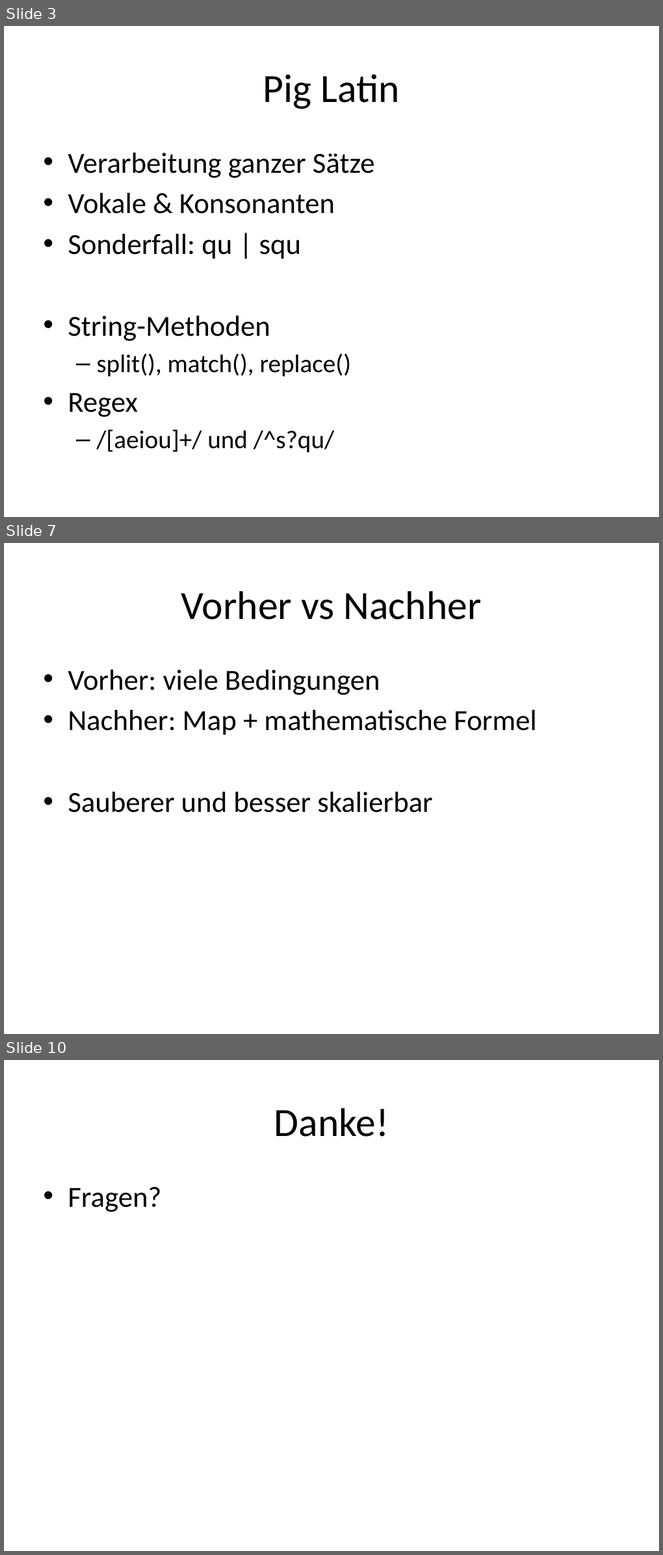
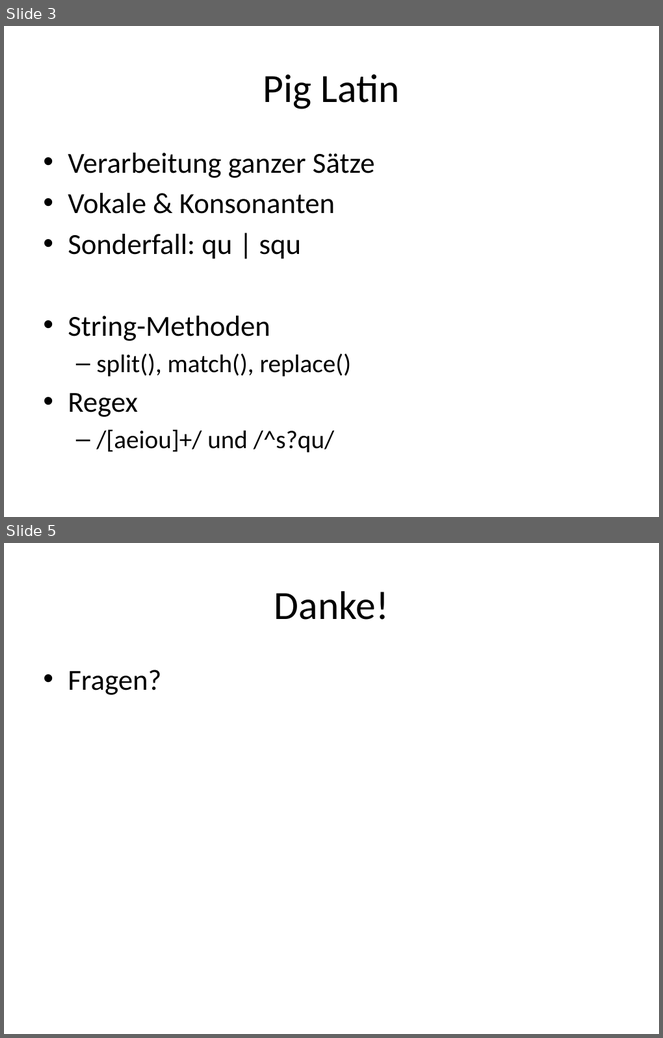
Before and after one commit to qgong-its/com.wbs.nodejs, a slide deck: docs/presentation_de.pptx. Shown one above the other, each under a label of ours: slides 3, 7 and 10 before the commit, slides 3 and 5 after it; the slides between them are not shown. The pictures are 663x1555 and 663x1038 pixels, drawn with LibreOffice and Linux fonts; fonts in the diff are those of the drawing. Boxes give left, top, right and bottom in pixels: in the first picture for what was removed or moved away, otherwise in the second. Text is boxed around its words. In the diff, an @@ line names an element or a change of style, - is before the commit and + after.

```diff
--- a/docs/presentation_de.pptx
+++ b/docs/presentation_de.pptx
@@ slide 7 removed at [4,543,659,1034], background #FFFFFF @@
@@ title removed at [181,591,482,620] @@
-Vorher vs Nachher
@@ text removed at [68,670,537,813] @@
-• Vorher: viele Bedingungen
-• Nachher: Map + mathematische Formel
-• Sauberer und besser skalierbar
@@ what was slide 10 is now slide 5 @@
```
Also in this commit, not shown: 2 slides changed, 4 other slides removed.
